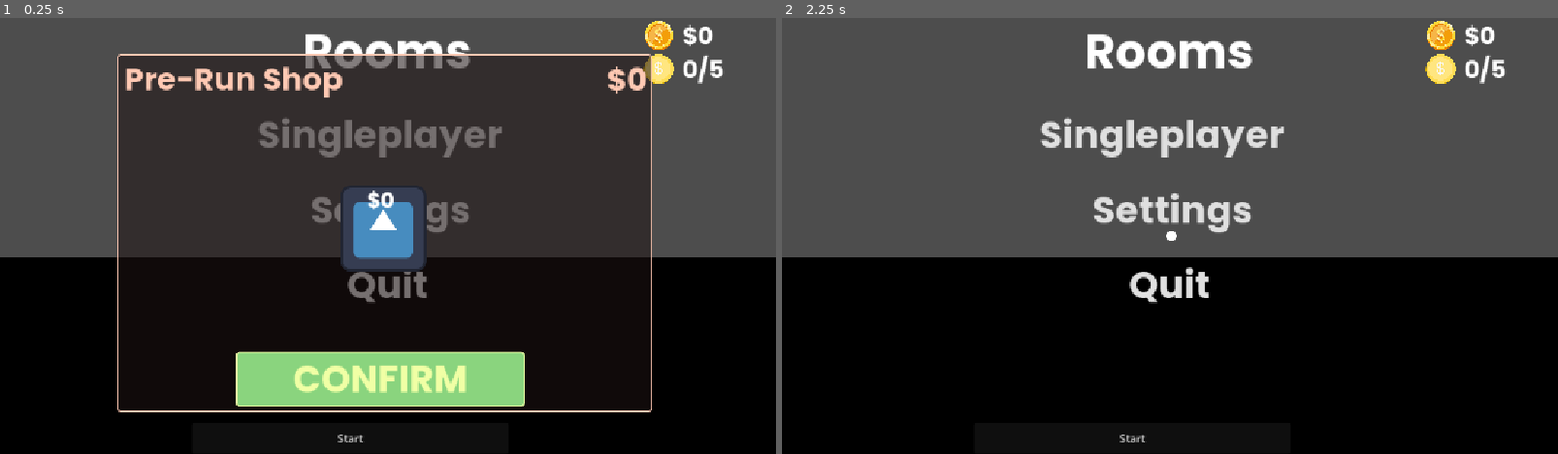
Above: before the commit, frames 1-2 (left to right).
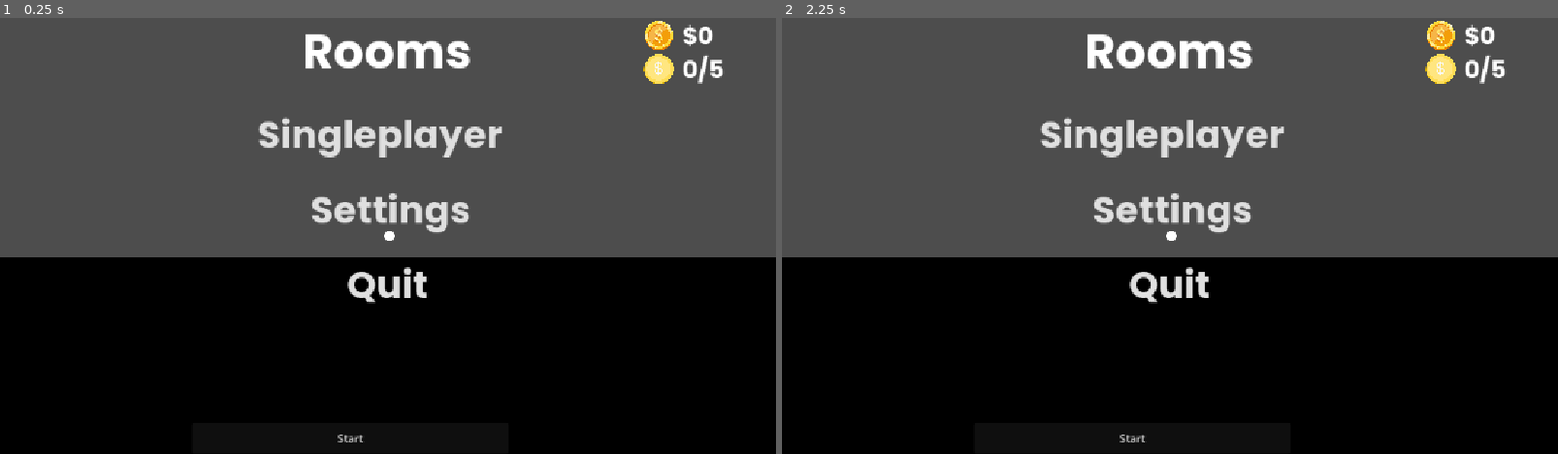
Above: after the commit, the same moments.

Repository: Virus01Official/doors
Game: Godot game, scene res://lobby.tscn
The game is run twice, just before and just after one commit, with the same random seed, the same clock (stepped at 60 frames per second) and the same inputs. This scene is started directly instead of the project's main scene. The engine's default icon, where the game draws it, is replaced by a stand-in: a white triangle on a blue panel in a dark square.
Inputs (mouse positions are in pixels of both pictures, inside the frame that each line leads up to):
- Up to frame 1 (0.25 s): no input
- Up to frame 2 (2.25 s): click "Start" at 0.5 s; click "Start" at 1.25 s; click (1162, 379) at 2 s, where only the run before the commit has a clickable "CONFIRM"

The runs differ from the first frame. In frame 1, 38% of the frame differs, in the area x 15-84%, y 8-91%; in frame 2, nothing differs.

Commit message:
more multiplayer work

Diff:
--- a/player.gd
+++ b/player.gd
@@ -54,6 +54,8 @@
 @onready var anim_player := $AnimationPlayer
 
 @onready var battery_Label = $Control/BatteryAmount/Label
+
+@onready var shop = $Control/shop
 
 var wardrobe_timer := 0.0
 const WARDROBE_SAFE_TIME := 5.0
@@ -88,6 +90,7 @@
 
 func _ready() -> void:
 	camera.current = is_multiplayer_authority()
+	shop.visible = is_multiplayer_authority()
 	#Input.set_mouse_mode(Input.MOUSE_MODE_CAPTURED)
 	STAND_CAMERA_HEIGHT = camera.position.y
 
--- a/player.tscn
+++ b/player.tscn
@@ -31,6 +31,9 @@
 properties/1/path = NodePath(".:rotation")
 properties/1/spawn = true
 properties/1/replication_mode = 1
+properties/2/path = NodePath("AnimationPlayer:current_animation")
+properties/2/spawn = true
+properties/2/replication_mode = 1
 
 [sub_resource type="AnimationLibrary" id="AnimationLibrary_n7ghd"]
 _data = {
--- a/playerUI.tscn
+++ b/playerUI.tscn
@@ -255,6 +255,7 @@
 offset_bottom = 649.0
 
 [node name="shop" type="Control" parent="." unique_id=1403266229]
+visible = false
 anchors_preset = 0
 
 [node name="Panel" type="Panel" parent="shop" unique_id=1932942776]
